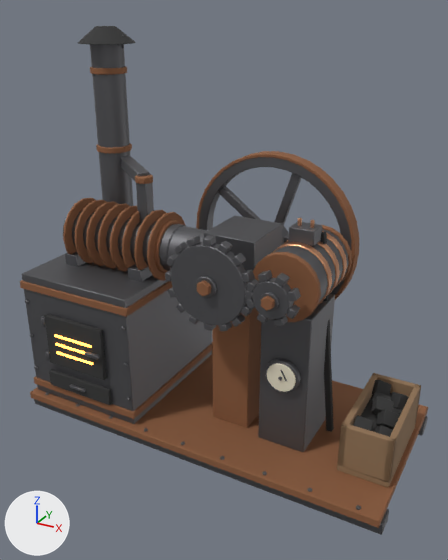
One commit to the FBX model Art/feCoalGenerator/feCoalGenerator.fbx: the scene before it, then after it.
The view is the same before and after, from a 50 mm lens placed at (1.36, -2.48, 2.05), pointed at (0.03, -0.07, 0.84). Arrows for +X, +Y and +Z are at lower left; the lights stay in place. The first picture is the older version. Where no turn or scale is listed for an object, it has been applied to the vertices. Vertices at exactly the same position are counted once.

Names of what the first picture shows: 'feCoalGen_Base', 'feCoalGen_Crank', 'feCoalGen_DynamoRotor'.
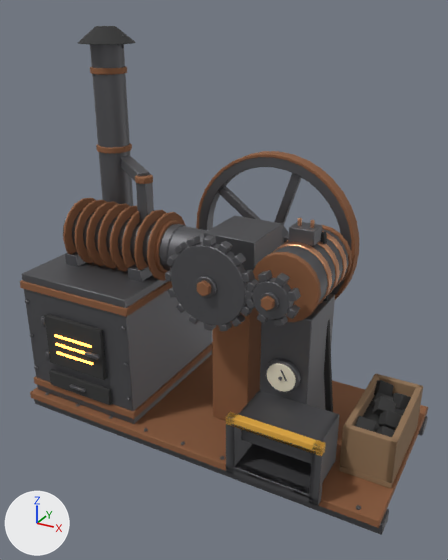
Where the change shows, as pixel boxes [x1, y1, x2, y2] in the pictures (448 x 560 px; the box of a moved part takes in the faces that stretch with it):
part 1 of me_fecoalgen_base_001, added: after [232, 444, 333, 498]
part 2 of me_fecoalgen_base_001, moved or reshaped: before [337, 374, 378, 467]; after [309, 444, 325, 506]
part 3 of me_fecoalgen_base_001, added: after [226, 463, 322, 506]
part 4 of me_fecoalgen_base_001, added: after [241, 429, 312, 464]
part 5 of me_fecoalgen_base_001, added: after [231, 390, 340, 498]
part 6 of me_fecoalgen_base_001, added: after [226, 412, 326, 473]
part 7 of me_fecoalgen_base_001, moved or reshaped: before [337, 373, 421, 487]; after [339, 374, 423, 488]

What the commit changed:
Material 'feCoalGen_PortIn' (mat_fecoalgen_portin) is new.
Its base color is (0.16, 0.48, 0.16) (green #6fb86f).
Its metallic is 0.2.
Its roughness is 0.6.
Material 'feCoalGen_PortOut' (mat_fecoalgen_portout) is new.
Its base color is (0.85, 0.45, 0.06) (orange #edb345).
Its metallic is 0.2.
Its roughness is 0.6.
me_fecoalgen_base_001 is used by ob_fecoalgen_base; location (0.0, 0.0, 0.0); rotation (1.571, 0.0, 0.0), in degrees (90, 0, 0).
me_fecoalgen_base_001 had 4540 vertices, 4486 faces and spanned x -0.99..0.99, y 0.0..1.96, z -0.46..0.47.
me_fecoalgen_base_001 now has 5002 vertices, 5011 faces and spans x -1.0..0.99, y 0.0..1.96, z -0.46..0.5.
me_fecoalgen_base_001 part 1: the loose piece of 24 vertices spanning x -0.99..0.99, y 0.0..0.06, z 0.33..0.43 is copied, and the copy is scaled about its middle by (-0.2, 0.288, -2.98), then moved by (0.5, 0.1, -0.02); it spans x 0.3..0.7, y 0.12..0.14, z 0.21..0.5.
me_fecoalgen_base_001 part 2: the loose piece of 24 vertices spanning x 0.72..0.75, y 0.13..0.35, z -0.25..0.25 is scaled about its middle by (-1.57, 1.42, -0.0726), then moved by (-0.03, 0.01, 0.48), in mat_fecoalgen_iron (grey #6c6c6f).
me_fecoalgen_base_001 part 3: the loose piece of 24 vertices spanning x -0.99..0.99, y 0.0..0.06, z 0.33..0.43 is copied, and the copy is scaled about its middle by (-0.226, 0.733, -0.376), then moved by (0.5, 0.09, 0.1); it spans x 0.28..0.73, y 0.1..0.14, z 0.46..0.5.
me_fecoalgen_base_001 part 4: the loose piece of 24 vertices spanning x 0.3..0.54, y 0.1..0.81, z -0.09..0.21 is copied, and the copy is scaled about its middle by (-1.42, 0.122, -0.0204), then moved by (0.08, -0.14, 0.39); it spans x 0.33..0.67, y 0.26..0.36, z 0.44..0.45.
me_fecoalgen_base_001 part 5: a new loose piece of 60 vertices spanning x 0.3..0.7, y 0.12..0.38, z 0.21..0.5, in mat_fecoalgen_iron (grey #6c6c6f).
me_fecoalgen_base_001 part 6: a new loose piece of 42 vertices spanning x 0.28..0.73, y 0.09..0.41, z 0.46..0.5.
me_fecoalgen_base_001 part 7: 217 vertices moved from x 0.72..0.96, y 0.1..0.39, z -0.25..0.25 to x 0.73..0.97, y 0.1..0.39, z -0.25..0.25; 49 vertices removed from x 0.72..0.96, y 0.13..0.39, z -0.25..0.25; 73 vertices added at x 0.73..0.97, y 0.13..0.39, z -0.25..0.25.
Other edits to the shape of me_fecoalgen_base_001 do not show in these pictures.
me_fecoalgen_base_001 gains material mat_fecoalgen_portin (green #6fb86f).
me_fecoalgen_base_001 gains material mat_fecoalgen_portout (orange #edb345).
